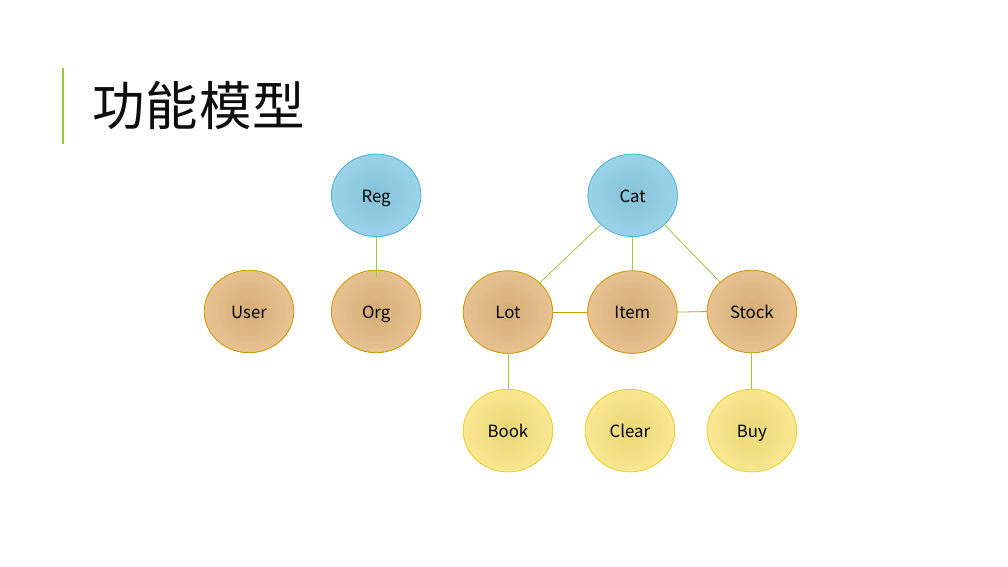
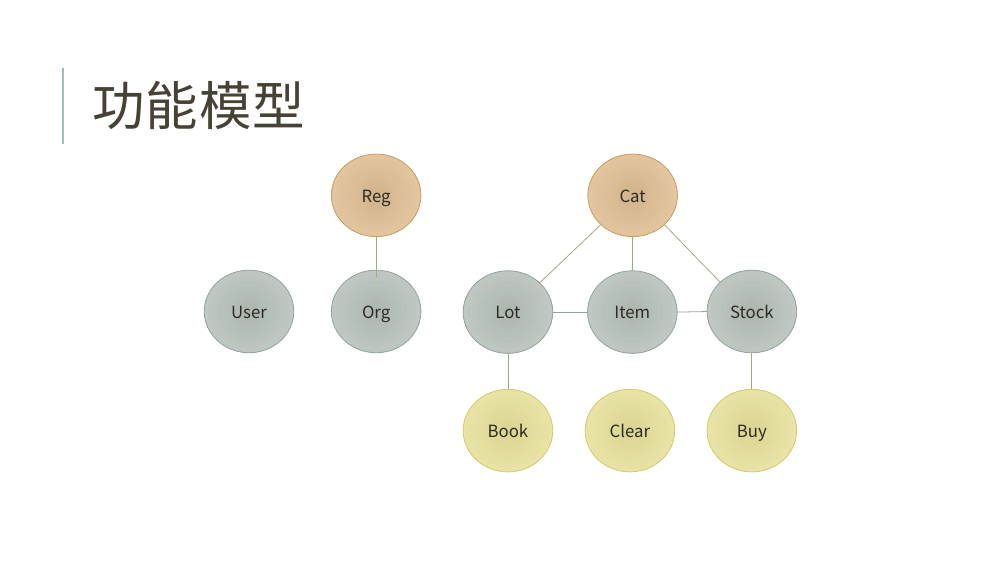
Before and after one commit to jzgi/chainsmart, a slide deck: slide 4 of Docs/品链供销平台.pptx. Drawn at 1008x567 pixels with LibreOffice and Linux fonts; fonts in the diff are those of the drawing. Boxes give left, top, right and bottom in pixels: in the first picture for what was removed or moved away, otherwise in the second. Text is boxed around its words. In the diff, an @@ line names an element or a change of style, - is before the commit and + after.

```diff
--- a/Docs/品链供销平台.pptx
+++ b/Docs/品链供销平台.pptx
@@ title "功能模型" at box(92, 81, 305, 129): text colour #0D0D0D to #474233 @@
@@ line (63, 144) - (63, 68): stroke #99CB38 1.5 pt to #9CBEBD 1.5 pt @@
@@ ellipse "Reg" at box(331, 154, 421, 237): text colour #000000 to #2E2B21; fill gradient #85C3D8 to #A4DAF0 to gradient #D3B48C to #EACCA9; outline #4EB3CF 0.75 pt to #C89F5D 0.75 pt @@
@@ ellipse "Cat" at box(588, 154, 678, 237): text colour #000000 to #2E2B21; fill gradient #85C3D8 to #A4DAF0 to gradient #D3B48C to #EACCA9; outline #4EB3CF 0.75 pt to #C89F5D 0.75 pt @@
@@ line (377, 237) - (377, 277): stroke #99CB38 0.75 pt to #A9A57C 0.75 pt @@
@@ line (601, 225) - (540, 283): stroke #99CB38 0.75 pt to #A9A57C 0.75 pt @@
@@ line (632, 271) - (633, 237): stroke #99CB38 0.75 pt to #A9A57C 0.75 pt @@
@@ line (665, 225) - (721, 282): stroke #99CB38 0.75 pt to #A9A57C 0.75 pt @@
@@ text colour #000000 to #2E2B21; fill gradient #D6AF76 to #F0C99B to gradient #ADB7B3 to #C6CFCB; outline #CC9700 0.75 pt to #95A39D 0.75 pt in 5 elements at box(588, 271, 678, 353), box(464, 271, 554, 353), box(707, 270, 797, 352), box(331, 270, 421, 352), box(204, 270, 294, 352) @@
@@ line (553, 312) - (588, 312): stroke #CC9700 0.75 pt to #95A39D 0.75 pt @@
@@ line (678, 312) - (707, 312): stroke #CC9700 0.75 pt to #95A39D 0.75 pt @@
@@ line (508, 389) - (508, 353): stroke #99CB38 0.75 pt to #A9A57C 0.75 pt @@
@@ line (752, 353) - (752, 389): stroke #99CB38 0.75 pt to #A9A57C 0.75 pt @@
@@ text colour #000000 to #2E2B21; fill gradient #EAD979 to #FFED9C to gradient #DBD594 to #F0EAAD; outline #E6D024 0.75 pt to #D2CB6C 0.75 pt in 3 elements at box(464, 389, 554, 472), box(707, 389, 797, 472), box(585, 389, 675, 472) @@
```
Also in this commit, not shown: 27 other slides changed, 13 other files.
